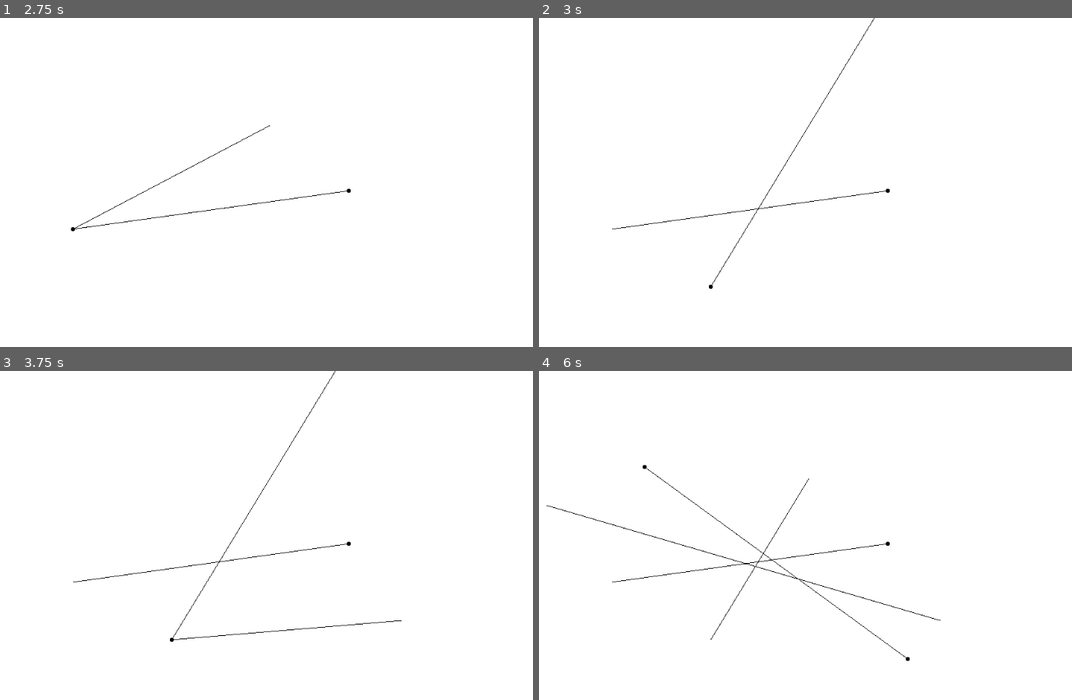
Above: before the commit, frames 1-4 (two rows, left to right).
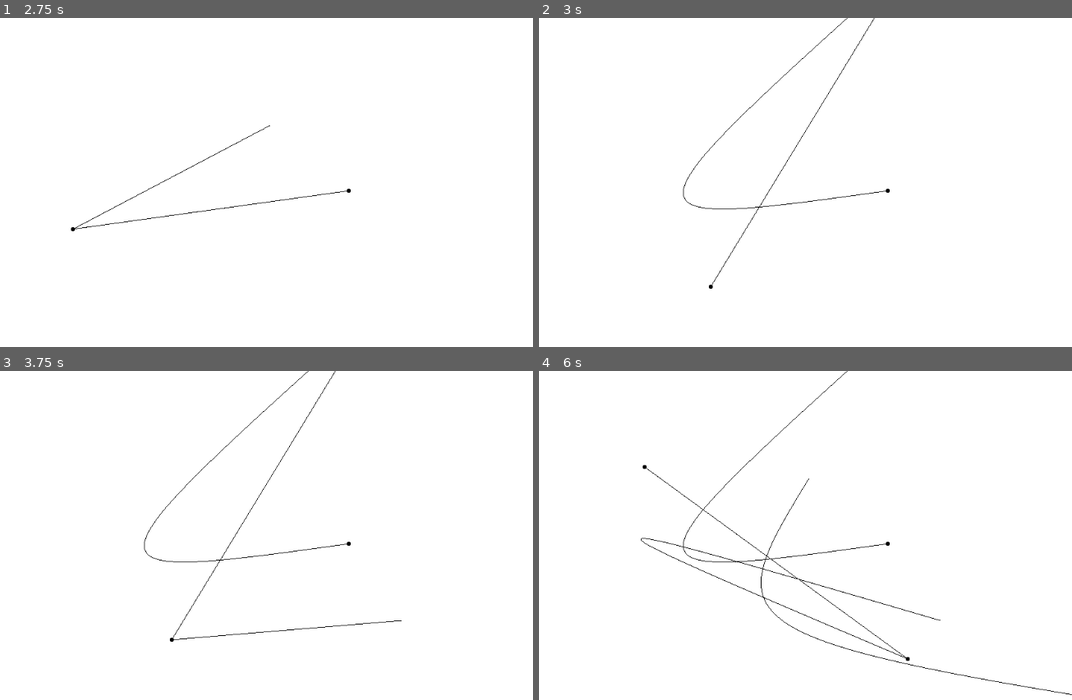
Above: after the commit, the same moments.

Repository: victordomiciano/mac210-ep1
Game: Godot game, scene res://Main.tscn
Two runs of this game, one before a commit and one after it. Both use one fixed random seed, a clock stepped at 60 frames per second and the inputs below.
Inputs (mouse positions are in pixels of both pictures, inside the frame that each line leads up to):
- Up to frame 1 (2.75 s): tap Enter at 0.5, 2 s; move the mouse to (346, 192) at 0.52 s; press the mouse at (346, 192) at 0.53 s; tap Space at 1.25 s; move the mouse to (74, 228) at 1.27 s; release the mouse at (74, 228) at 1.28 s; click (74, 228) at 1.35 s; move the mouse to (271, 126) at 2.02 s; press the mouse at (271, 126) at 2.03 s
- Up to frame 2 (3 s): tap Space at 2.75 s; move the mouse to (709, 287) at 2.77 s; release the mouse at (709, 287) at 2.78 s; click (709, 287) at 2.85 s
- Up to frame 3 (3.75 s): tap Enter at 3.5 s; move the mouse to (399, 621) at 3.52 s; press the mouse at (399, 621) at 3.53 s
- Up to frame 4 (6 s): tap Space at 4.25 s; move the mouse to (544, 505) at 4.27 s; release the mouse at (544, 505) at 4.28 s; click (544, 505) at 4.35 s; move the mouse to (778, 561) at 5.02 s; press the mouse at (778, 561) at 5.03 s; move the mouse to (645, 466) at 5.77 s; release the mouse at (645, 466) at 5.78 s; click (645, 466) at 5.85 s

Frame 1 is identical in both runs. In frame 2, 0.4% of the frame differs, in the area x 13-59%, y 0-65%; in frame 3, 0.4%; in frame 4, 1.2%, in the area x 1-100%, y 0-99%.

Commit message:
Add cubic bezier curves

Diff:
--- a/Main.gd
+++ b/Main.gd
@@ -10,7 +10,9 @@
 var is_dragging = false
 var drag_point = null
 var last_quadratic = false
+var last_cubic = false
 var quadratic = []
+var cubic = []
 var first_drag = false
 
 func _input(event):
@@ -26,17 +28,24 @@
 		if last_quadratic:
 			control_points.append(drag_points[drag_points.size()-1])
 			quadratic.append(false)
+		if last_cubic:
+			cubic.append(false)
 		if not (control_points.size() == 0 and first_drag):
 			control_points.append(drag_point-(mouse_pos-drag_point))
 			quadratic.append(last_quadratic)
+			cubic.append(last_cubic)
 		if is_dragging:
 			last_quadratic = true
+			if last_quadratic:
+				last_cubic = true
 			drag_points.append(drag_point-(mouse_pos-drag_point))
 			drag_points.append(mouse_pos)
 			control_points.append(drag_point)
 			quadratic.append(false)
+			cubic.append(false)
 		else:
 			last_quadratic = false
+			last_cubic = false
 		is_dragging = false
 		drag_point = null
 	update()
@@ -48,8 +57,10 @@
 		var control_size = control_points.size()
 		draw_circle(control_points[0], 3, BLACK)
 		for i in range(1, control_size):
-			if not quadratic[i] and not control_points[i-1] in drag_points:
+			if not quadratic[i] and not control_points[i-1] in drag_points and not cubic[(i+1)%control_size]:
 				draw_bezier(control_points[i-1], control_points[i], quadratic(control_points[i], i))
+			if cubic[i]:
+				draw_bezier(control_points[i-2], control_points[i-1], control_points[i], quadratic(control_points[i], i))
 		if drag_size > 1 and not is_dragging:
 			if not (first_drag and drag_size == 2):
 				draw_circle(drag_points[drag_size-2], 3, BLACK)
@@ -61,8 +72,11 @@
 		if is_dragging:
 			draw_circle(mouse_pos, 3, BLACK)
 			draw_circle(drag_point-(mouse_pos-drag_point), 3, BLACK)
-			draw_bezier(control_points[control_size-1], drag_point-(mouse_pos-drag_point), drag_point)
 			draw_line(drag_point-(mouse_pos-drag_point), mouse_pos, BLACK)
+			if last_quadratic:
+				draw_bezier(control_points[control_size-1], drag_points[drag_size-1], drag_point-(mouse_pos-drag_point), drag_point)
+			else:
+				draw_bezier(control_points[control_size-1], drag_point-(mouse_pos-drag_point), drag_point)
 		else:
 			if last_quadratic:
 				draw_bezier(control_points[control_size-1], drag_points[drag_size-1], mouse_pos)
@@ -82,10 +96,29 @@
 func lerp_vector(p, q, weight):
 	return Vector2(lerp(p.x, q.x, weight), lerp(p.y, q.y, weight))
 
-func draw_bezier(p0, p1, p2=null):
+func draw_bezier(p0, p1, p2=null, p3=null):
 	if p2 == null:
 		draw_line(p0, p1, BLACK)
 		return
+	if p3 == null:
+		draw_quadratic_bezier(p0, p1, p2)
+		return
+	var weight = 0.0
+	var r0 = p0
+	var q0
+	var q1
+	var q2
+	var r1
+	while weight < 1.0:
+		weight += 0.01
+		q0 = lerp_vector(p0, p1, weight)
+		q1 = lerp_vector(p1, p2, weight)
+		q2 = lerp_vector(p2, p3, weight)
+		r1 = lerp_vector(lerp_vector(q0, q1, weight), lerp_vector(q1, q2, weight), weight)
+		draw_line(r0, r1, BLACK)
+		r0 = r1
+
+func draw_quadratic_bezier(p0, p1, p2):
 	var weight = 0.0
 	var q0 = p0
 	var q1
